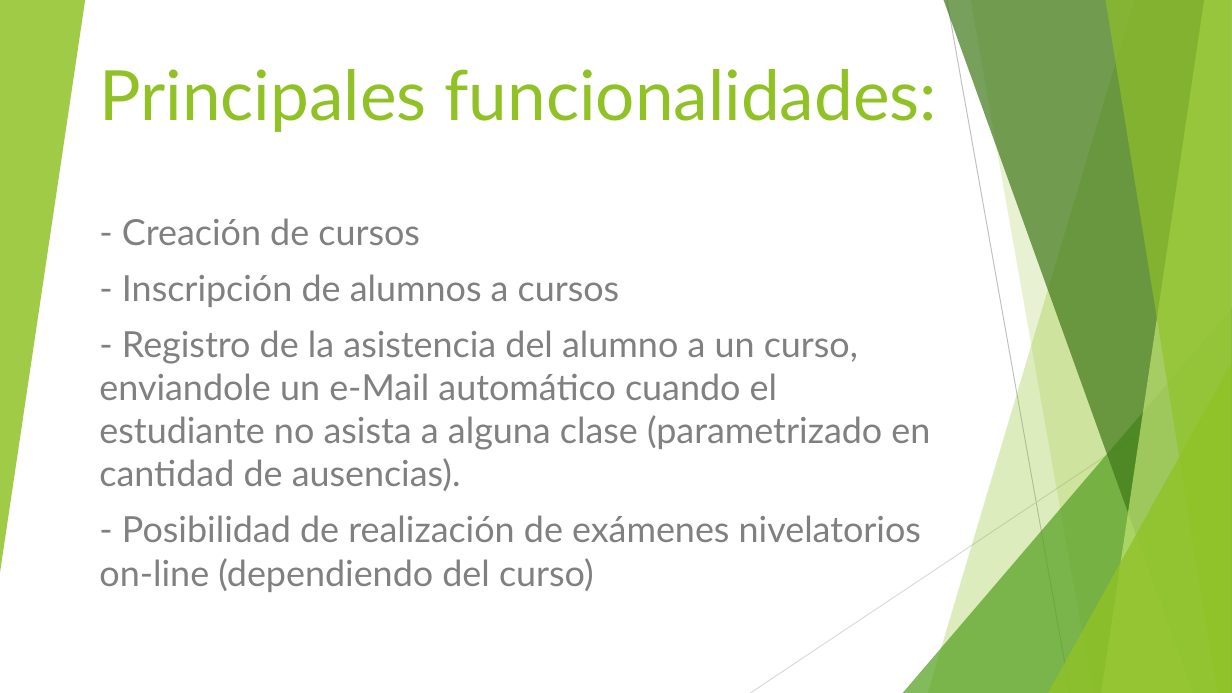
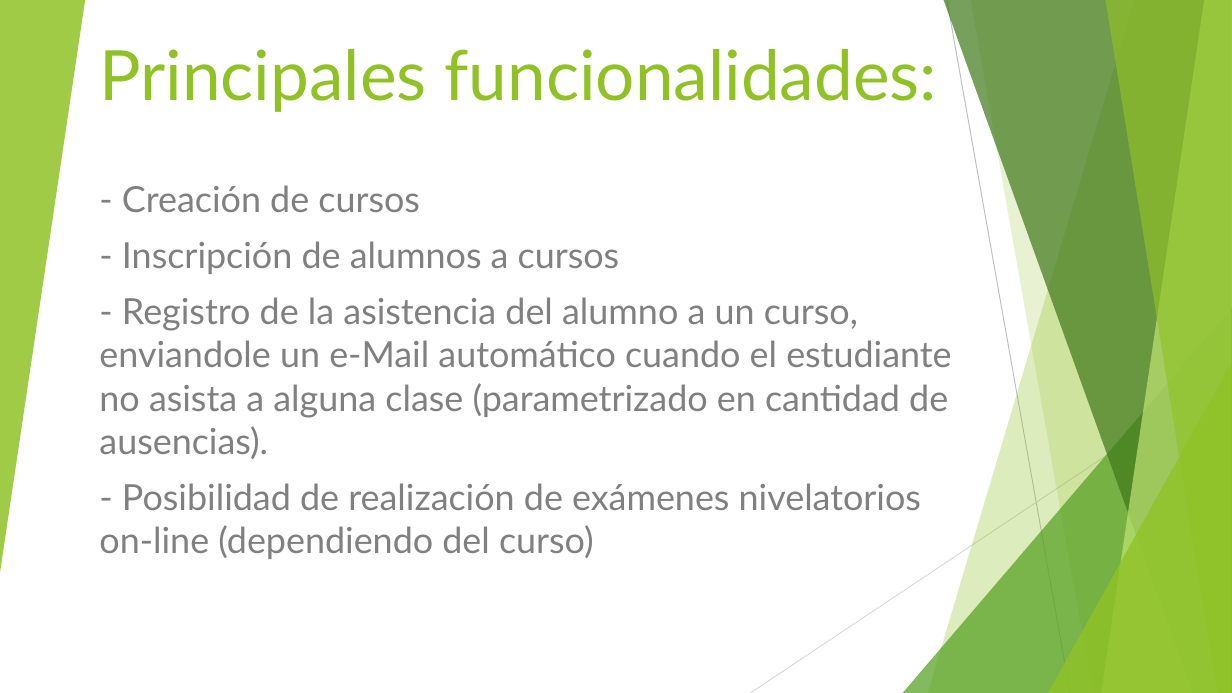
Before and after one commit to mariela21180/institucional-cfp, a slide deck: slide 5 of - Presentacion/Filminas.pptx. Drawn at 1232x693 pixels with LibreOffice and Linux fonts; fonts in the diff are those of the drawing. Boxes give left, top, right and bottom in pixels: in the first picture for what was removed or moved away, otherwise in the second. Text is boxed around its words. In the diff, an @@ line names an element or a change of style, - is before the commit and + after.

Commit message:
Presentacion - Agregando Algunas animaciones

```diff
--- a/- Presentacion/Filminas.pptx
+++ b/- Presentacion/Filminas.pptx
@@ title "Principales funcionalidades:" at bbox=[99, 49, 938, 112]: vertical alignment bottom to middle @@
@@ subtitle "- Creación de cursos" rewrapped from bbox=[99, 218, 930, 592] to bbox=[99, 185, 951, 559] @@
```
Also in this commit, not shown: 10 other slides changed, 4 slides added, 1 slide removed, 2 other files.
